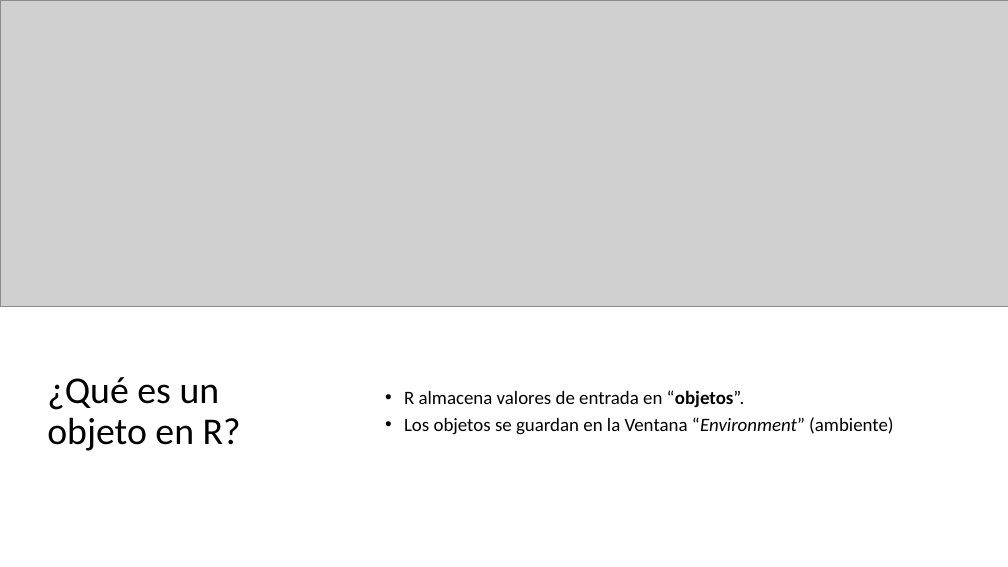
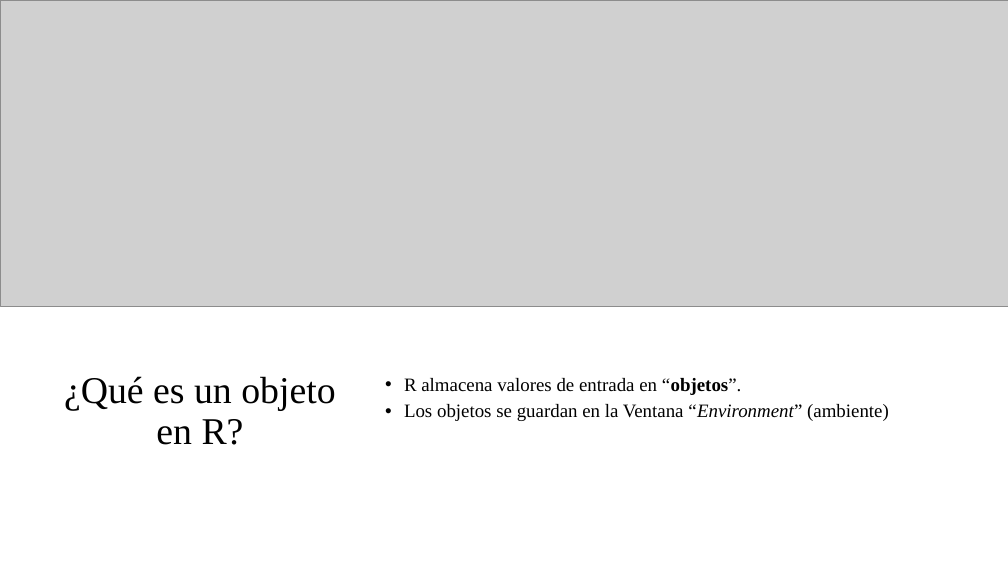
Before and after one commit to MaryoHg/Taller_Intro_R_CICESE-2023, a slide deck: slide 1 of presentaciones/estructura_comando_R_explained.pptx. Drawn at 1008x567 pixels with LibreOffice and Linux fonts; fonts in the diff are those of the drawing; grey boxes stand for pictures. Boxes give left, top, right and bottom in pixels: in the first picture for what was removed or moved away, otherwise in the second. Text is boxed around its words. In the diff, an @@ line names an element or a change of style, - is before the commit and + after.

```diff
--- a/presentaciones/estructura_comando_R_explained.pptx
+++ b/presentaciones/estructura_comando_R_explained.pptx
@@ title "¿Qué es un objeto en ..." at box(64, 376, 335, 445): font Calibri to Times New Roman; alignment left to centre @@
@@ text "R almacena valores de entrada ..." at box(404, 378, 889, 421): font Calibri to Times New Roman @@
```
Also in this commit, not shown: 2 other slides changed.
